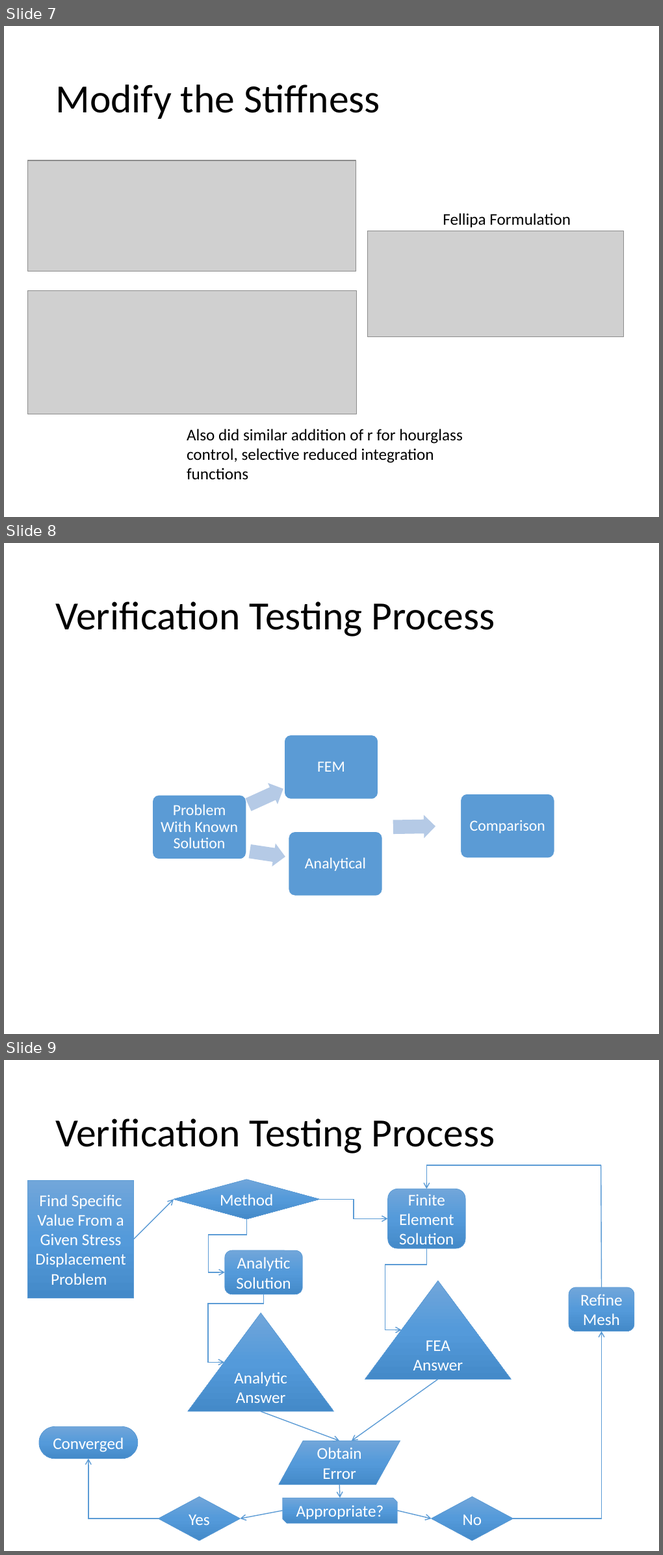
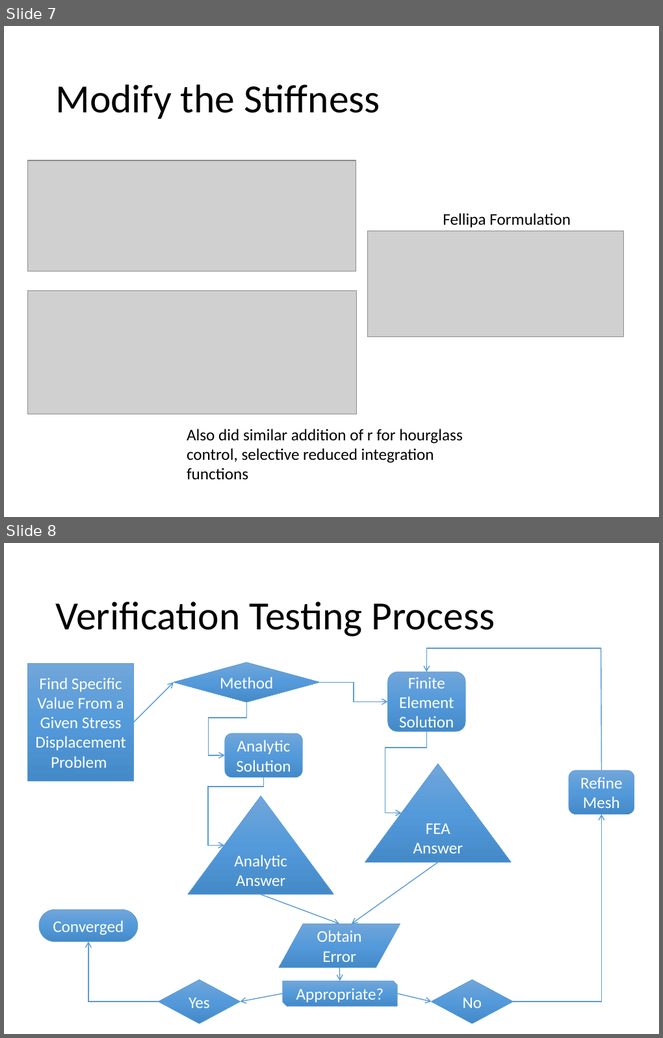
Before and after one commit to dlontine/AFEM16_UofU_Axisym, a slide deck: Presentation/Axisymmetric project (2).pptx. Shown one above the other, each under a label of ours: slides 7, 8 and 9 before the commit, slides 7 and 8 after it. The pictures are 663x1555 and 663x1038 pixels, drawn with LibreOffice and Linux fonts; fonts in the diff are those of the drawing; grey boxes stand for pictures. Boxes give left, top, right and bottom in pixels: in the first picture for what was removed or moved away, otherwise in the second. Text is boxed around its words. In the diff, an @@ line names an element or a change of style, - is before the commit and + after.

```diff
--- a/Presentation/Axisymmetric project (2).pptx
+++ b/Presentation/Axisymmetric project (2).pptx
@@ slide 8 removed at [4,543,659,1034], background #FFFFFF @@
@@ title removed at [55,601,495,637] @@
-Verification Testing Process
@@ group removed at [152,735,555,896]: 4 rounded rectangles, 4 texts, 3 right arrows @@
-Problem With Known Solution
-FEM
-Analytical
-Comparison
@@ what was slide 9 is now slide 8 @@
```
Also in this commit, not shown: 1 slide changed, 1 slide added, 1 other slide removed.
